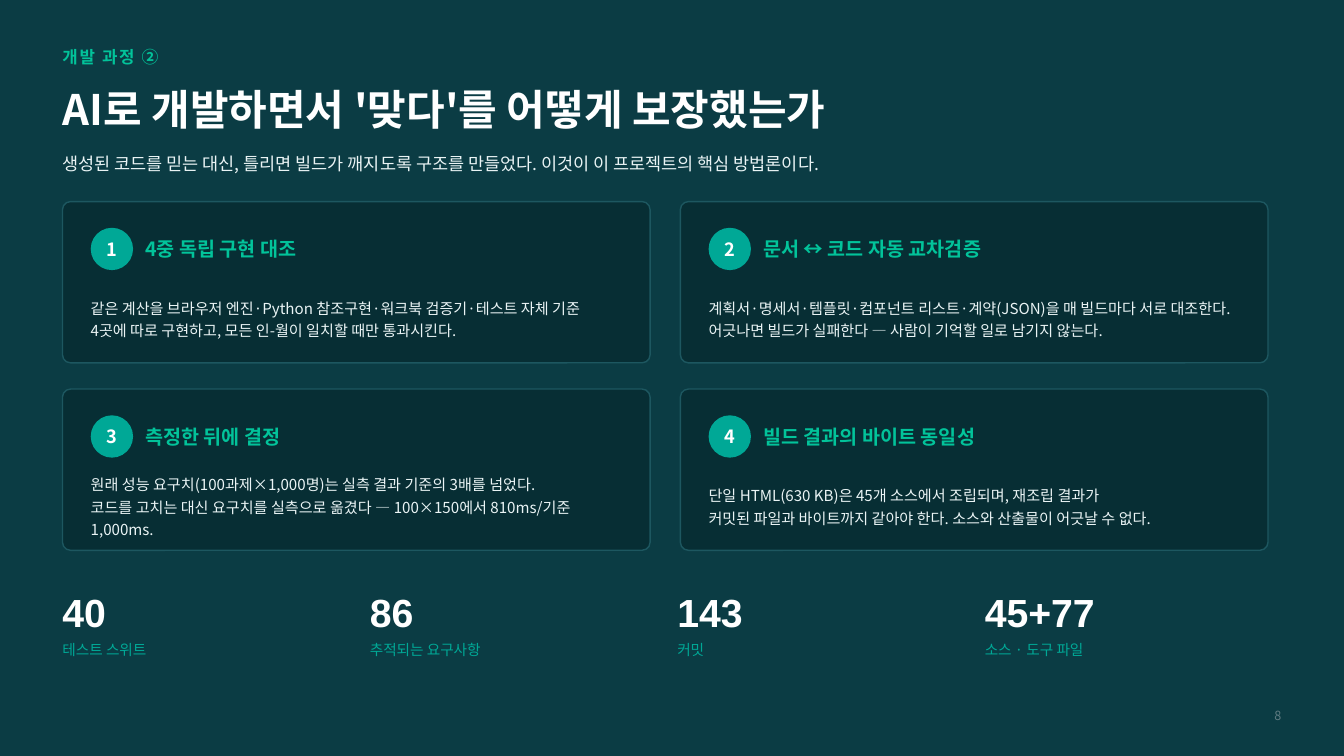
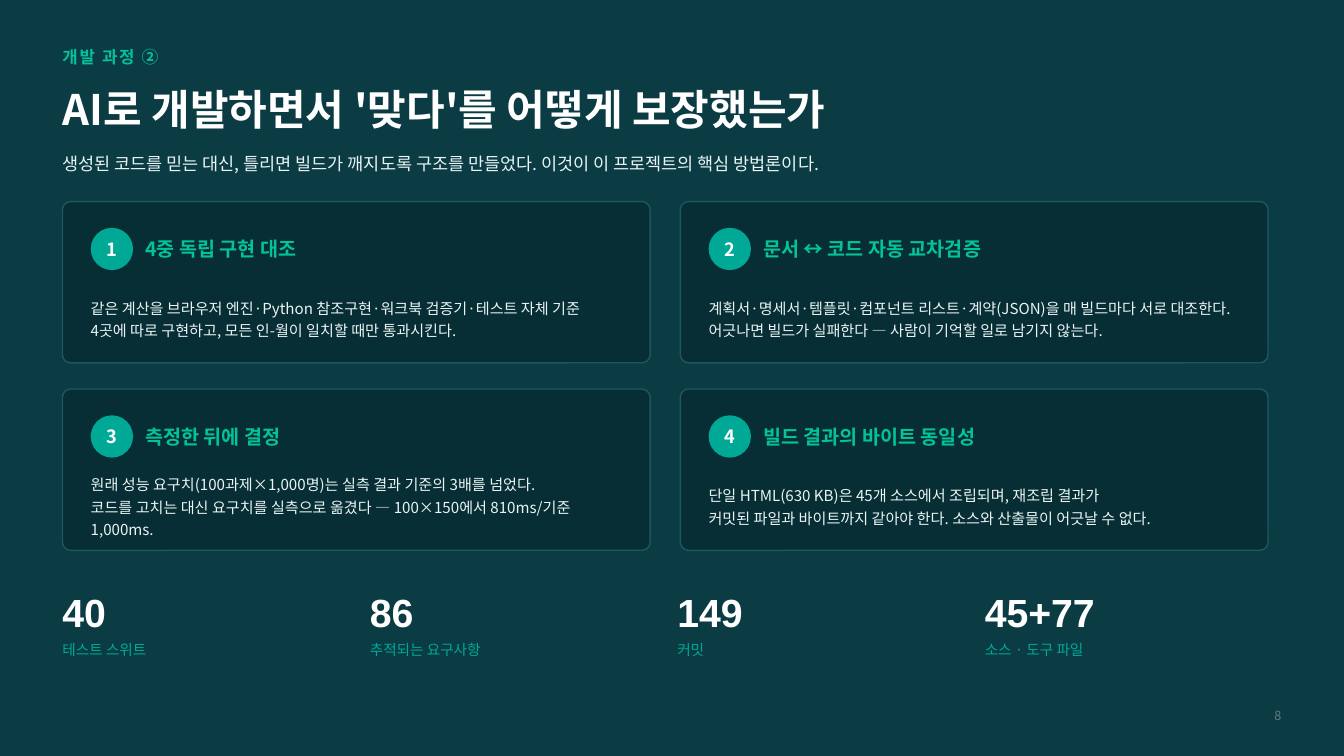
Before and after one commit to Dan5050-now/project1, a slide deck: slide 8 of output/deck/PRAP_소개자료.pptx. Drawn at 1344x756 pixels with LibreOffice and Linux fonts; fonts in the diff are those of the drawing. Boxes give left, top, right and bottom in pixels: in the first picture for what was removed or moved away, otherwise in the second. Text is boxed around its words. In the diff, an @@ line names an element or a change of style, - is before the commit and + after.

```diff
--- a/output/deck/PRAP_소개자료.pptx
+++ b/output/deck/PRAP_소개자료.pptx
@@ text at (677,599,742,628): text changed @@
-143
+149
```
Also in this commit, not shown: 1 other slide changed.
